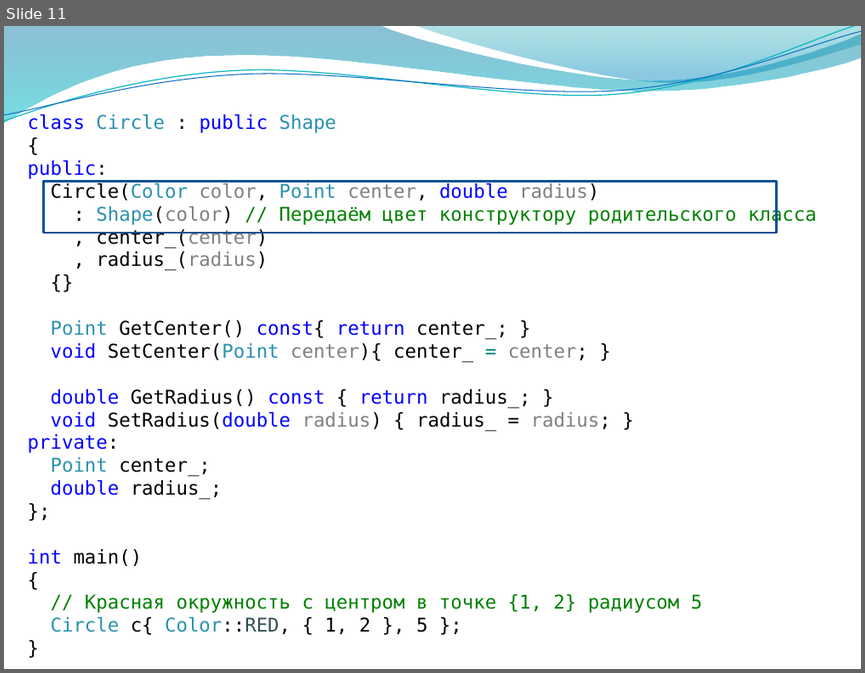
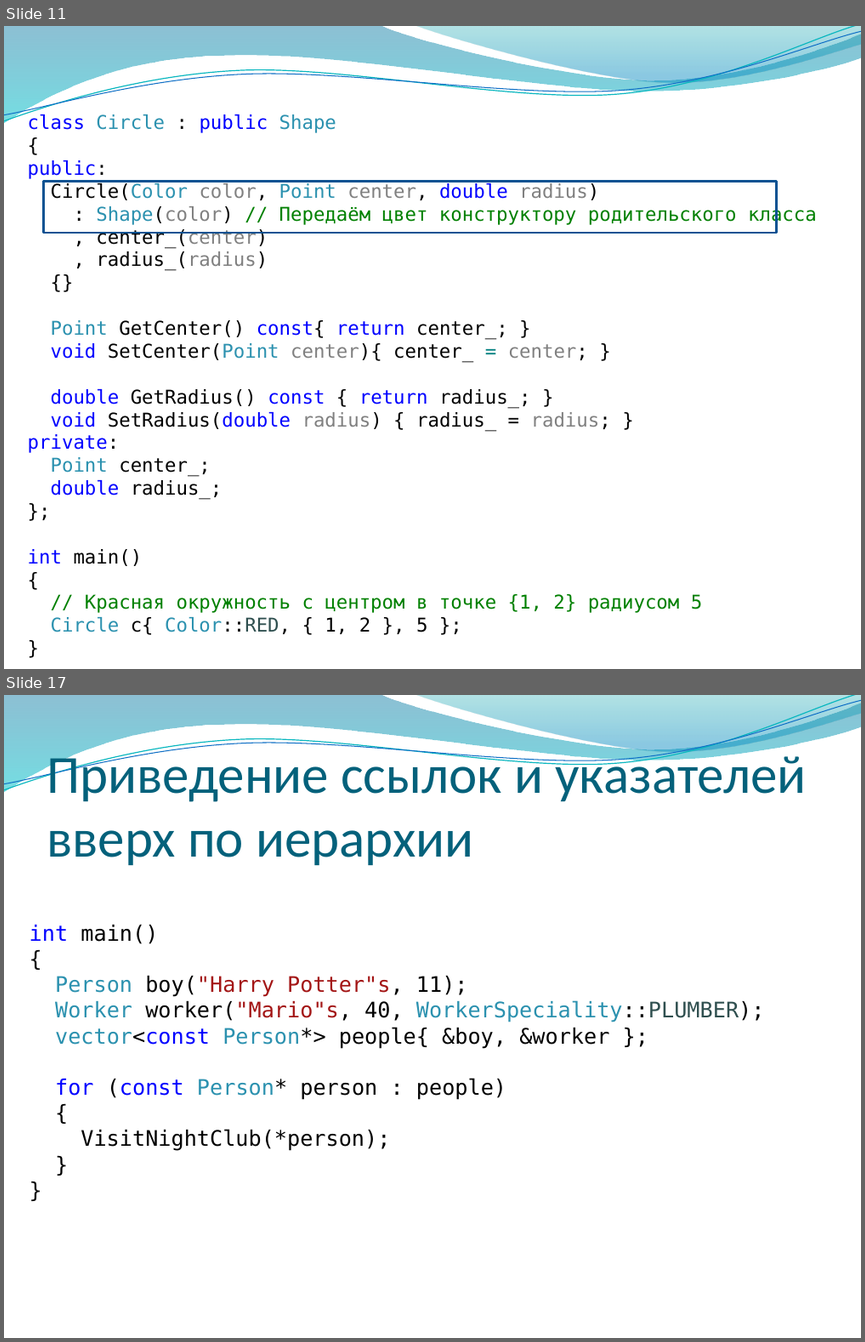
Before and after one commit to alexey-malov/oop, a slide deck: lectures/03/Наследование и полиморфизм.pptx. Shown one above the other, each under a label of ours: slide 11 before the commit, slides 11 and 17 after it; the slides between them are not shown. The pictures are 865x673 and 865x1342 pixels, drawn with LibreOffice and Linux fonts; fonts in the diff are those of the drawing; background and template pictures are left out. Boxes give left, top, right and bottom in pixels: in the first picture for what was removed or moved away, otherwise in the second. Text is boxed around its words. In the diff, an @@ line names an element or a change of style, - is before the commit and + after.

```diff
--- a/lectures/03/Наследование и полиморфизм.pptx
+++ b/lectures/03/Наследование и полиморфизм.pptx
@@ slide 17 added at [4,695,861,1338], background picture (left out); not listed: 4 template elements that a slide beside it also shows @@
@@ title added at [46,748,806,865], 45 pt, text #04617B @@
+Приведение ссылок и указателей вверх по иерархии
@@ text added at [30,925,765,1151], 18 pt, text #000000 @@
+int main()
+{
+Person boy("Harry Potter"s, 11);
+Worker worker("Mario"s, 40, WorkerSpeciality::PLUMBER);
+vector<const Person*> people{ &boy, &worker };
+for (const Person* person : people)
+{
+VisitNightClub(*person);
+}
+}
```
Also in this commit, not shown: 18 slides changed, 33 other slides added, 2 other files.
